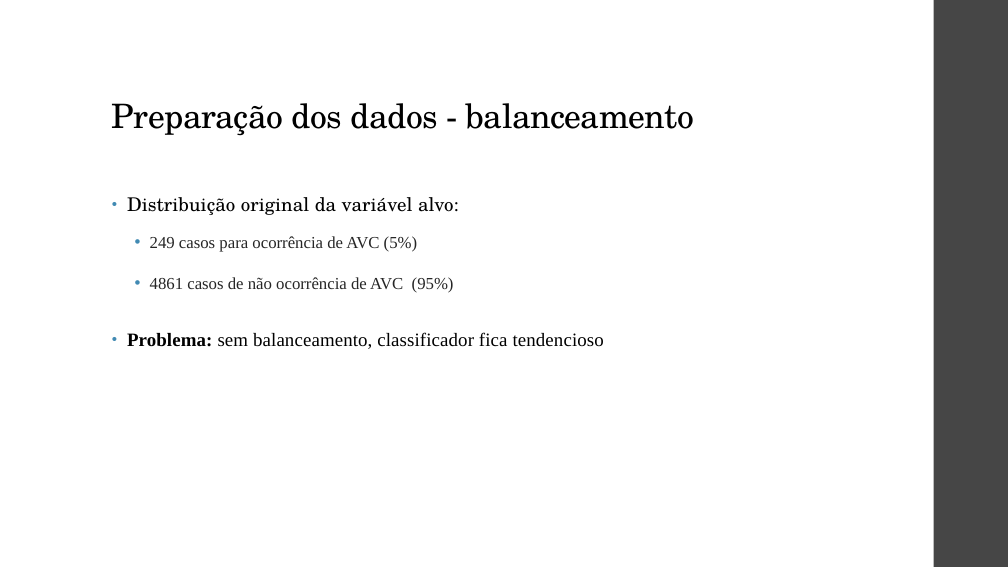
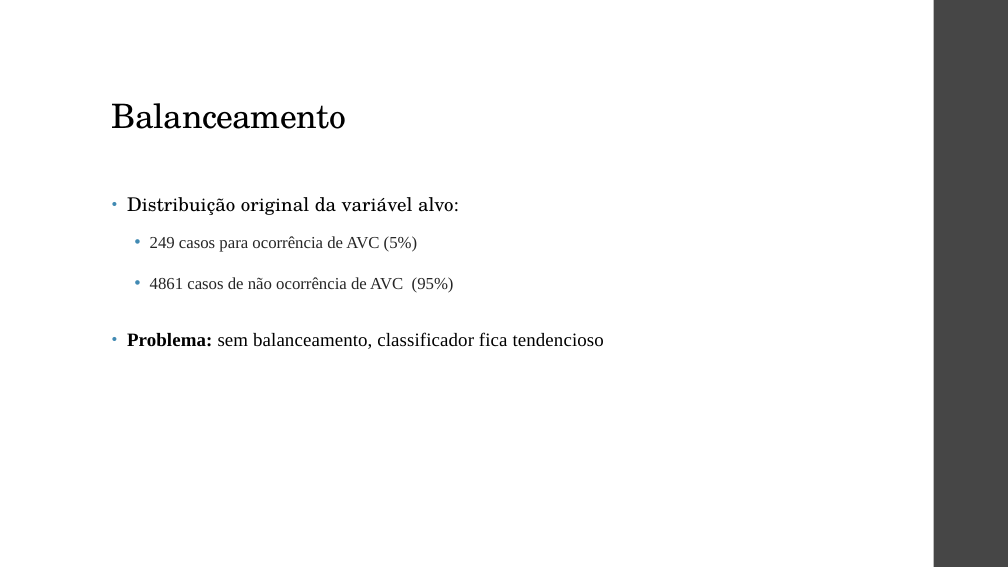
Before and after one commit to ViniPilan/avc-modeling, a slide deck: slide 5 of apresentação.pptx. Drawn at 1008x567 pixels with LibreOffice and Linux fonts; fonts in the diff are those of the drawing. Boxes give left, top, right and bottom in pixels: in the first picture for what was removed or moved away, otherwise in the second. Text is boxed around its words. In the diff, an @@ line names an element or a change of style, - is before the commit and + after.

```diff
--- a/apresentação.pptx
+++ b/apresentação.pptx
@@ title at (112, 103, 346, 129): text changed @@
-Preparação dos dados - balanceamento
+Balanceamento
```
Also in this commit, not shown: 11 other slides changed, 2 slides added, 2 slides removed.
